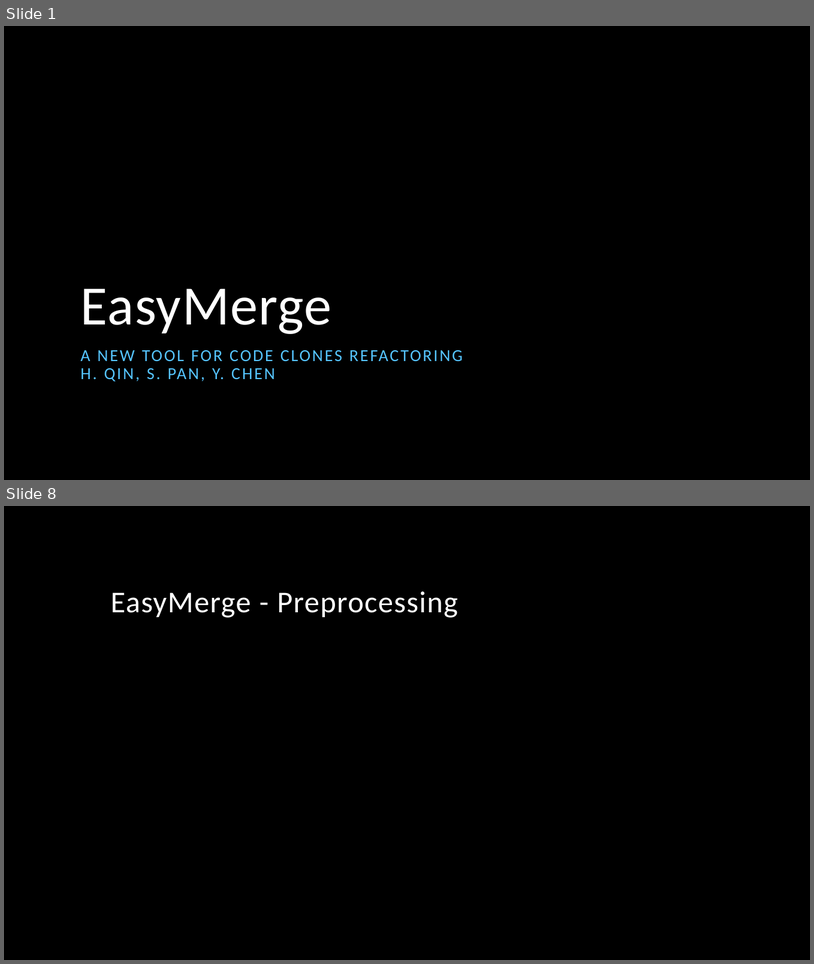
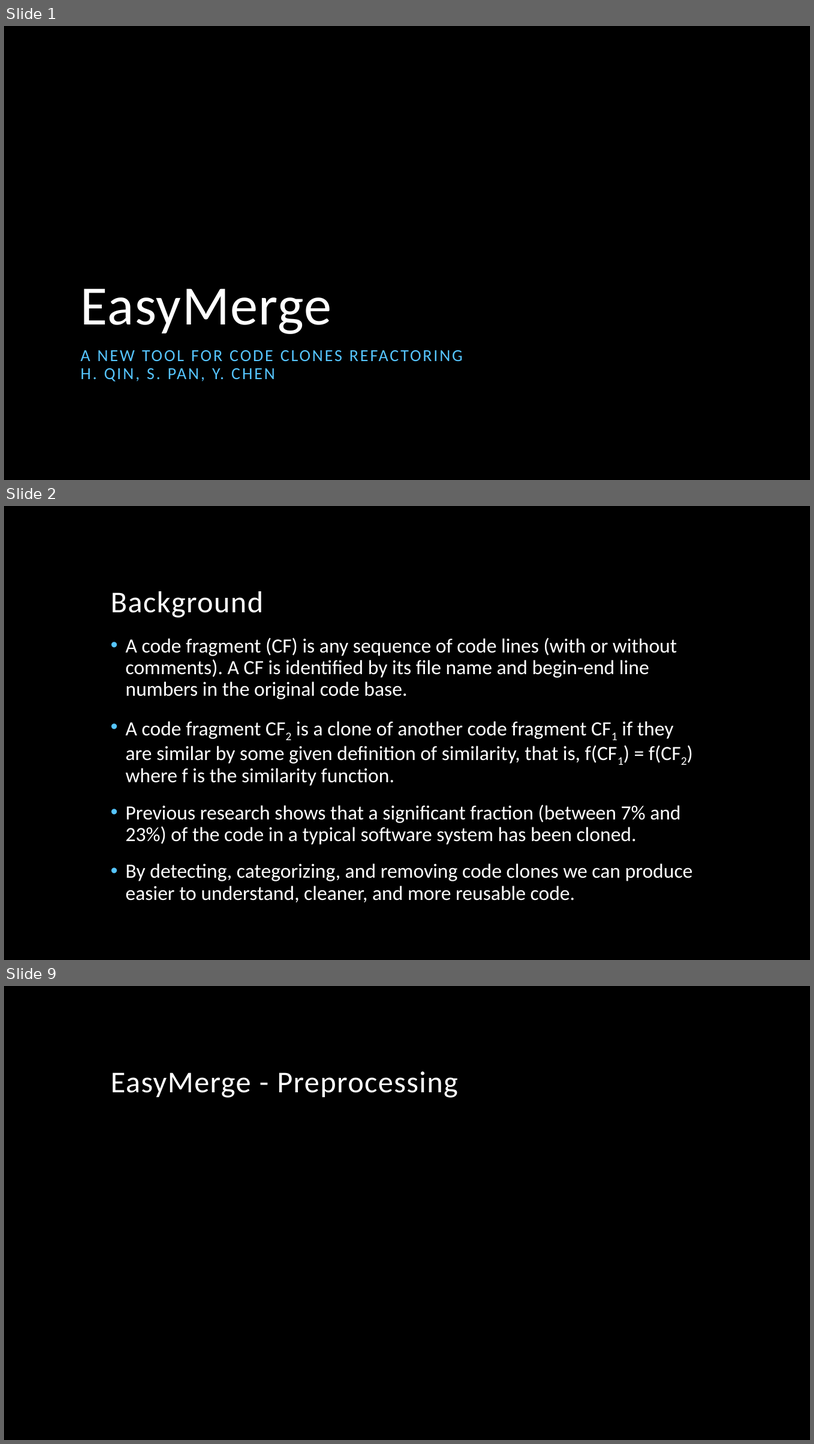
Before and after one commit to h2oloopan/easymerge, a slide deck: EasyMerge.pptx. Shown one above the other, each under a label of ours: slides 1 and 8 before the commit, slides 1, 2 and 9 after it; the slides between them are not shown. The pictures are 814x964 and 814x1444 pixels, drawn with LibreOffice and Linux fonts; fonts in the diff are those of the drawing; background and template pictures are left out. Boxes give left, top, right and bottom in pixels: in the first picture for what was removed or moved away, otherwise in the second. Text is boxed around its words. In the diff, an @@ line names an element or a change of style, - is before the commit and + after.

```diff
--- a/EasyMerge.pptx
+++ b/EasyMerge.pptx
@@ slide 2 added at (x1=4, y1=506, x2=810, y2=960), background picture (left out) @@
@@ title added at (x1=111, y1=591, x2=263, y2=618), 36 pt, text #FFFFFF @@
+Background
@@ text added at (x1=126, y1=637, x2=693, y2=902), 24 pt, text #FFFFFF @@
+• A code fragment (CF) is any sequence of code lines (with or without comments). A CF is identified by its file name and begin-end line numbers in the original code base.
+• A code fragment CF2 is a clone of another code fragment CF1 if they are similar by some given definition of similarity, that is, f(CF1) = f(CF2) where f is the similarity function.
+• Previous research shows that a significant fraction (between 7% and 23%) of the code in a typical software system has been cloned.
+• By detecting, categorizing, and removing code clones we can produce easier to understand, cleaner, and more reusable code.
@@ what was slide 8 is now slide 9 @@
```
Also in this commit, not shown: 3 slides changed, 3 other slides added, 3 slides removed, 4 other files.
